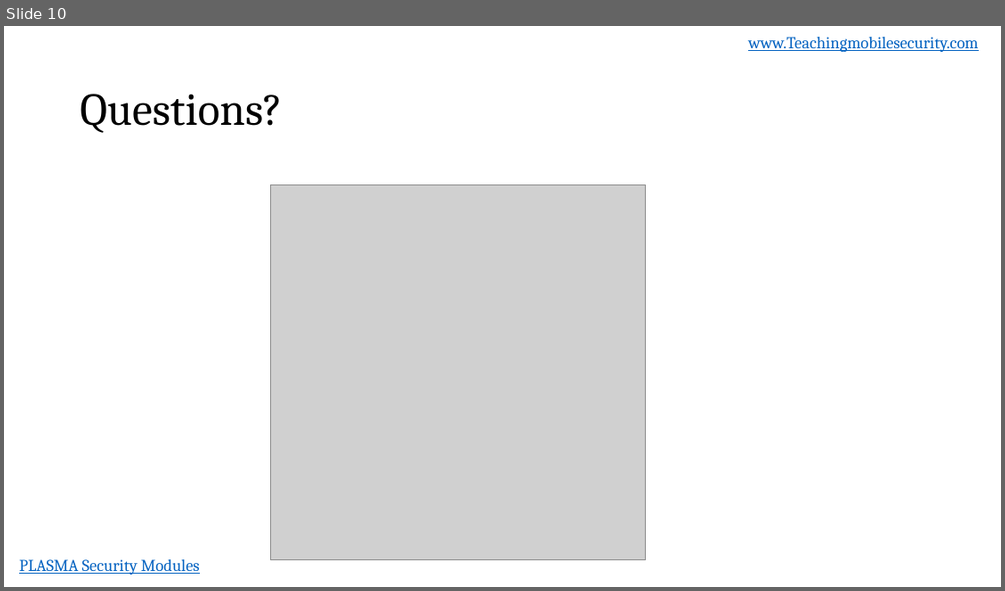
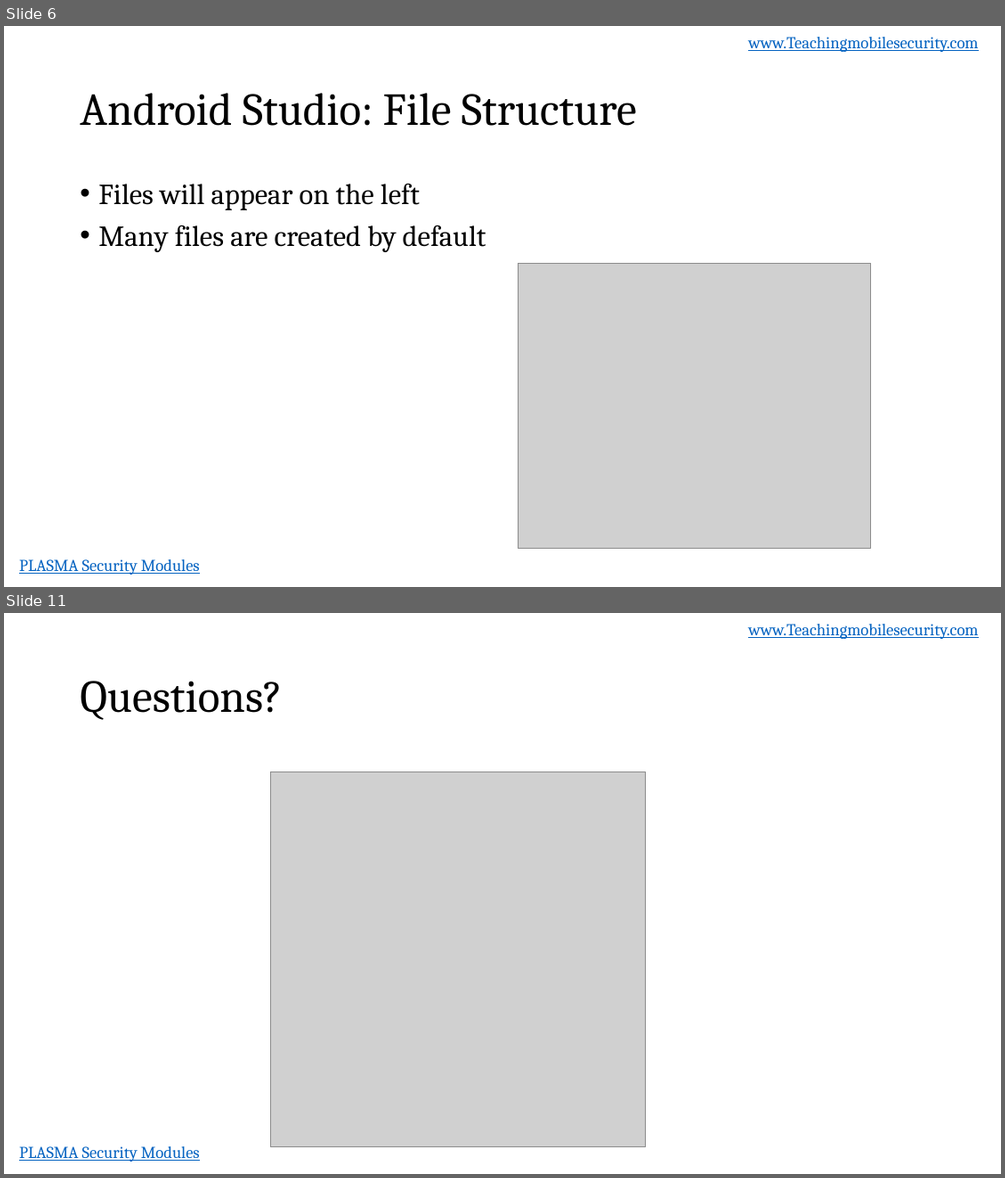
Before and after one commit to dan7800/VulnerableAndroidAppOracle, a slide deck: Vulnerabilities/AndroidIntro/AndroidIntroduction.pptx. Shown one above the other, each under a label of ours: slide 10 before the commit, slides 6 and 11 after it; the slides between them are not shown. The pictures are 1005x591 and 1005x1178 pixels, drawn with LibreOffice and Linux fonts; fonts in the diff are those of the drawing; grey boxes stand for pictures; background and template pictures are left out. Boxes give left, top, right and bottom in pixels: in the first picture for what was removed or moved away, otherwise in the second. Text is boxed around its words. In the diff, an @@ line names an element or a change of style, - is before the commit and + after.

```diff
--- a/Vulnerabilities/AndroidIntro/AndroidIntroduction.pptx
+++ b/Vulnerabilities/AndroidIntro/AndroidIntroduction.pptx
@@ slide 6 added at [4, 26, 1001, 587], background #FFFFFF; not listed: 2 template elements that a slide beside it also shows @@
@@ title added at [80, 93, 637, 126], 44 pt, text #000000 @@
+Android Studio: File Structure
@@ text added at [98, 184, 486, 252], 28 pt, text #000000 @@
+• Files will appear on the left
+• Many files are created by default
@@ picture added at [518, 263, 871, 548] @@
@@ what was slide 10 is now slide 11 @@
```
Also in this commit, not shown: 2 slides changed, 7 other slides added, 7 slides removed.
